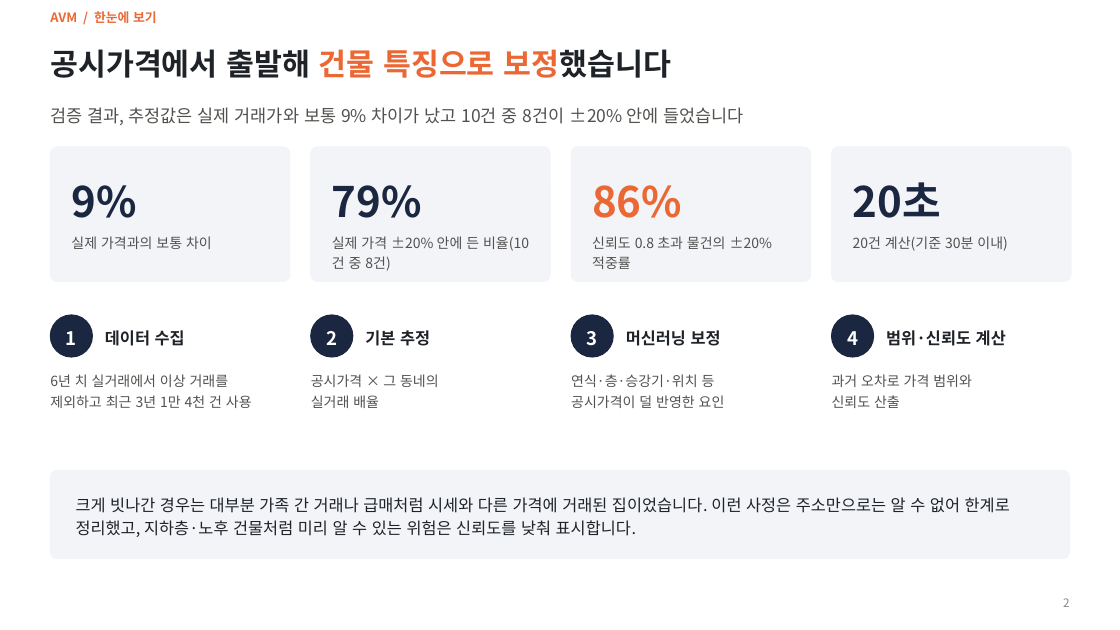
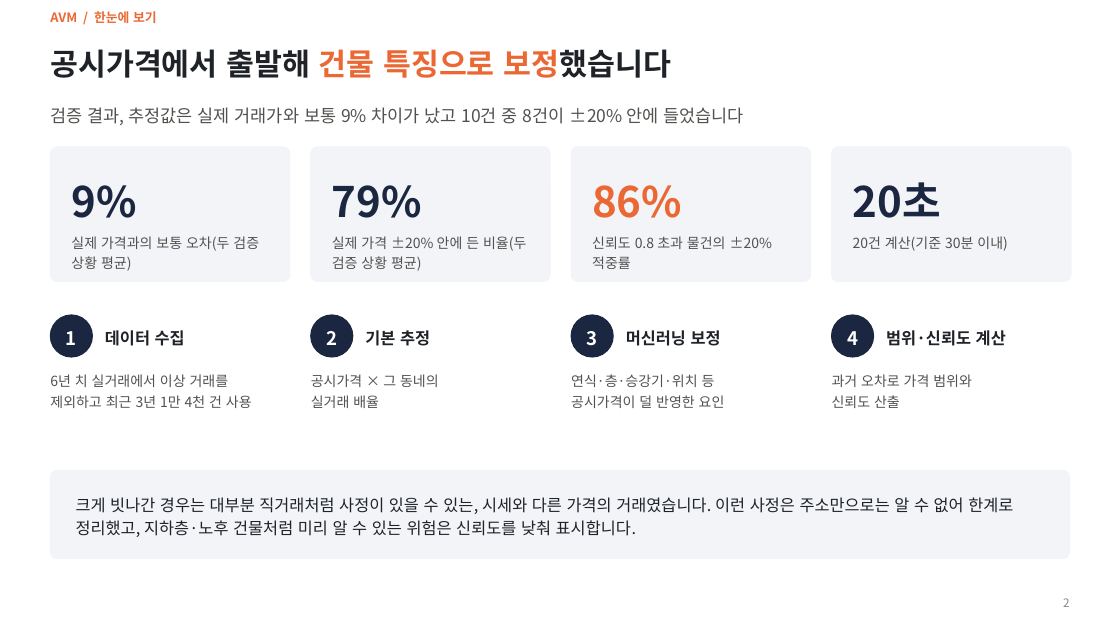
Before and after one commit to KimInSeok-DA/DA_Seoul_Villa_AVM, a slide deck: slide 2 of presentation/AVM_발표.pptx. Drawn at 1120x630 pixels with LibreOffice and Linux fonts; fonts in the diff are those of the drawing. Boxes give left, top, right and bottom in pixels: in the first picture for what was removed or moved away, otherwise in the second. Text is boxed around its words. In the diff, an @@ line names an element or a change of style, - is before the commit and + after.

Commit message:
외부 검토 반영: PPT 장 사이 모순·표기 정리, 검증 조건 각주, 요약본 표지 숫자, README 실행 시간

```diff
--- a/presentation/AVM_발표.pptx
+++ b/presentation/AVM_발표.pptx
@@ text at [71, 236, 259, 271]: text changed @@
-실제 가격과의 보통 차이
+실제 가격과의 보통 오차(두 검증 상황 평균)
@@ text at [332, 236, 526, 271]: text changed @@
-실제 가격 ±20% 안에 든 비율(10건 중 8건)
+실제 가격 ±20% 안에 든 비율(두 검증 상황 평균)
@@ text at [76, 497, 1013, 537]: text changed @@
-크게 빗나간 경우는 대부분 가족 간 거래나 급매처럼 시세와 다른 가격에 거래된 집이었습니다. 이런 사정은 주소만으로는 알 수 없어 한계로 정리했고, 지하층·노후 건물처럼 미리 알 수 있는 위험은 신뢰도를 낮춰 표시합니다.
+크게 빗나간 경우는 대부분 직거래처럼 사정이 있을 수 있는, 시세와 다른 가격의 거래였습니다. 이런 사정은 주소만으로는 알 수 없어 한계로 정리했고, 지하층·노후 건물처럼 미리 알 수 있는 위험은 신뢰도를 낮춰 표시합니다.
```
Also in this commit, not shown: 12 other slides changed, 7 other files.
